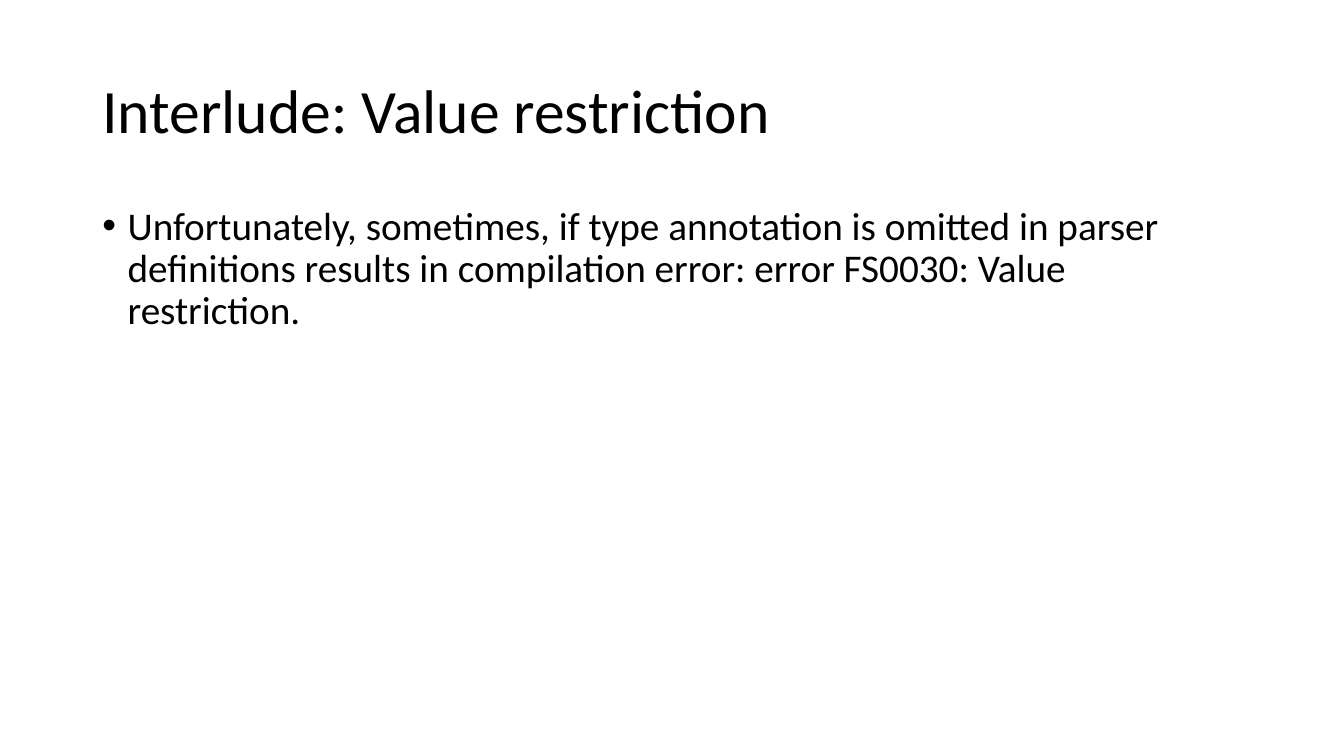
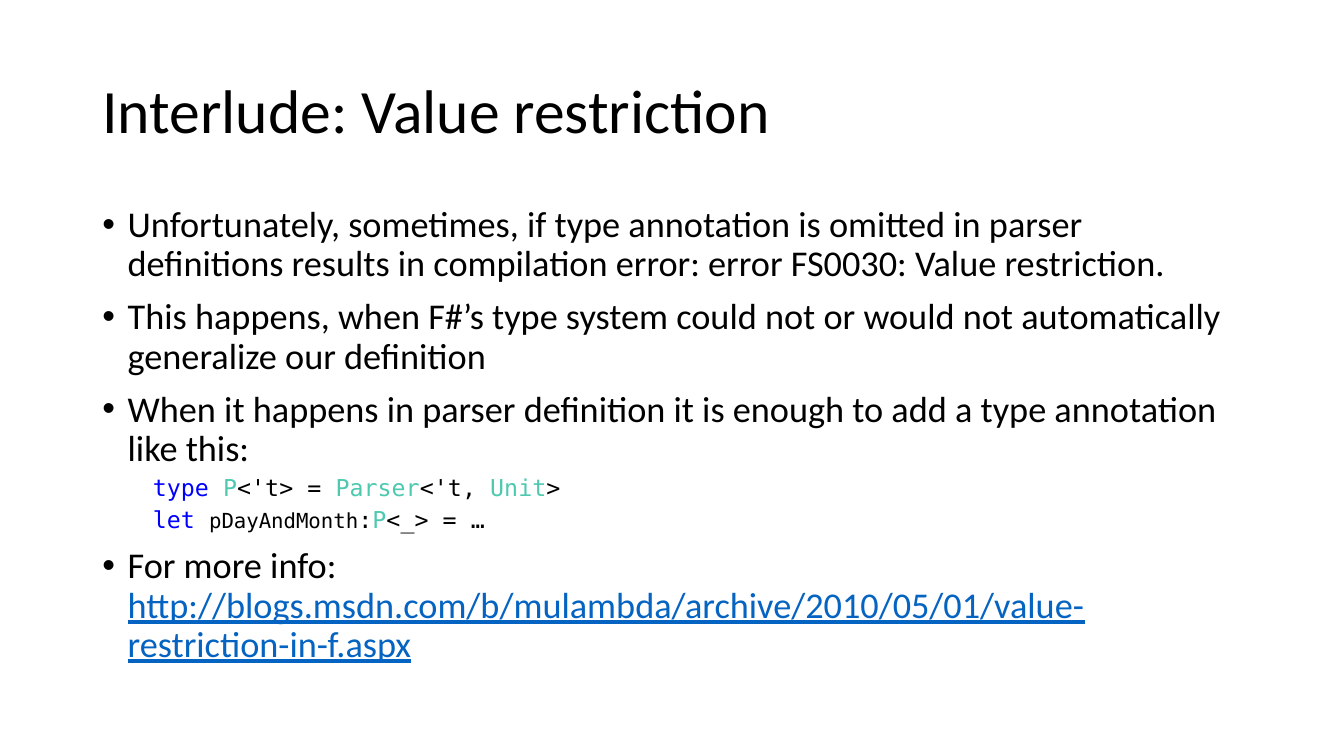
Before and after one commit to atiboros/PracticalFParsec, a slide deck: slide 25 of Slides/Practical FParsec V2.pptx (slide 26 before the commit). Drawn at 1344x756 pixels with LibreOffice and Linux fonts; fonts in the diff are those of the drawing. Boxes give left, top, right and bottom in pixels: in the first picture for what was removed or moved away, otherwise in the second. Text is boxed around its words. In the diff, an @@ line names an element or a change of style, - is before the commit and + after.

```diff
--- a/Slides/Practical FParsec V2.pptx
+++ b/Slides/Practical FParsec V2.pptx
@@ text at bbox=[128, 211, 1165, 282]: size 28 to 25.9 pt in "Unfortunately, sometimes, if type annotation is omitted ..." @@
@@ text at bbox=[128, 303, 1220, 663]: paragraphs added @@
+• This happens, when F#’s type system could not or would not automatically generalize our definition
+• When it happens in parser definition it is enough to add a type annotation like this:
+  type P<'t> = Parser<'t, Unit>
+  let pDayAndMonth:P<_> = …
+• For more info: http://blogs.msdn.com/b/mulambda/archive/2010/05/01/value-restriction-in-f.aspx
```
Also in this commit, not shown: 8 other slides changed, 8 slides added, 5 slides removed, 1 other file.
